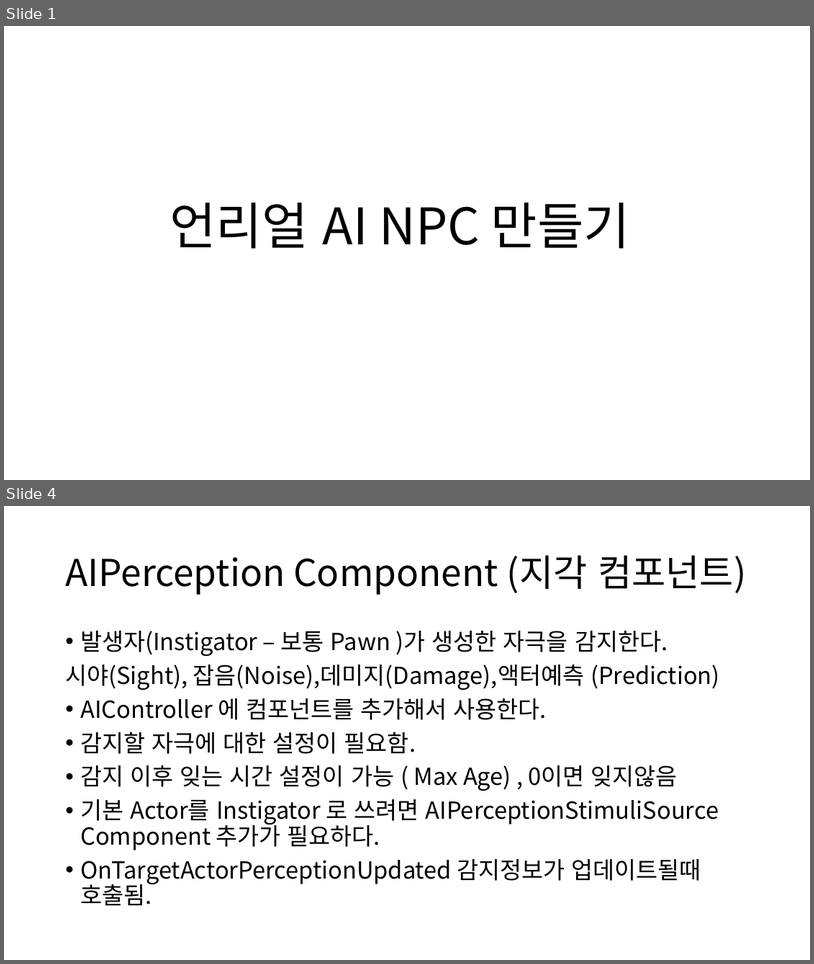
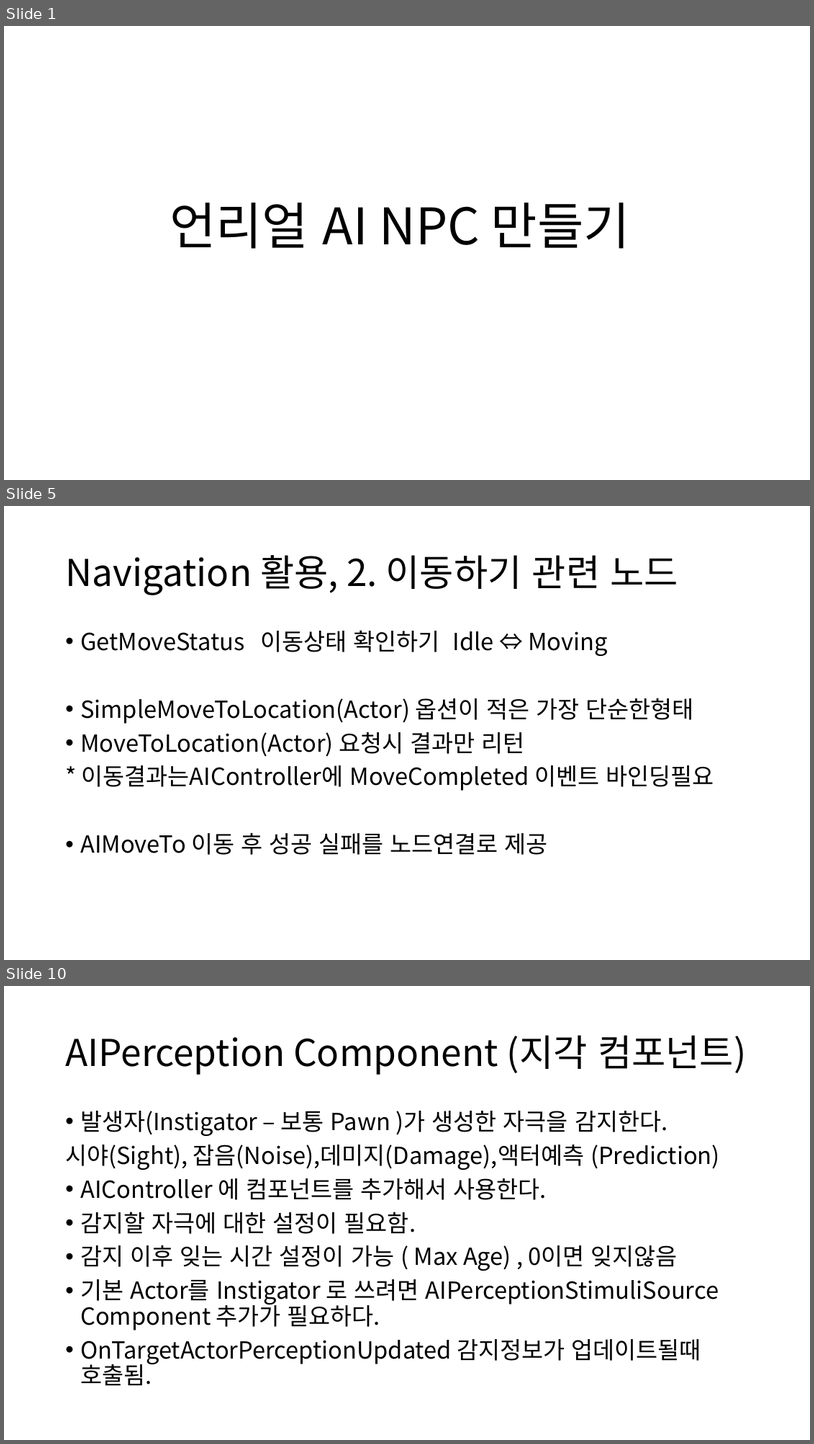
Before and after one commit to ldw9981/UE4_Blueprint, a slide deck: Day04/AI.pptx. Shown one above the other, each under a label of ours: slides 1 and 4 before the commit, slides 1, 5 and 10 after it; the slides between them are not shown. The pictures are 814x964 and 814x1444 pixels, drawn with LibreOffice and Linux fonts; fonts in the diff are those of the drawing. Boxes give left, top, right and bottom in pixels: in the first picture for what was removed or moved away, otherwise in the second. Text is boxed around its words. In the diff, an @@ line names an element or a change of style, - is before the commit and + after.

```diff
--- a/Day04/AI.pptx
+++ b/Day04/AI.pptx
@@ slide 5 added at (x1=4, y1=506, x2=810, y2=960), background #FFFFFF @@
@@ title added at (x1=65, y1=555, x2=679, y2=595), 44 pt, text #000000 @@
+Navigation 활용, 2. 이동하기 관련 노드
@@ text added at (x1=80, y1=630, x2=714, y2=854), 28 pt, text #000000 @@
+• GetMoveStatus 이동상태 확인하기 Idle ⇔ Moving
+• SimpleMoveToLocation(Actor) 옵션이 적은 가장 단순한형태
+• MoveToLocation(Actor) 요청시 결과만 리턴
+* 이동결과는AIController에 MoveCompleted 이벤트 바인딩필요
+• AIMoveTo 이동 후 성공 실패를 노드연결로 제공
@@ what was slide 4 is now slide 10 @@
```
Also in this commit, not shown: 3 slides changed, 5 other slides added, 1 slide removed.
